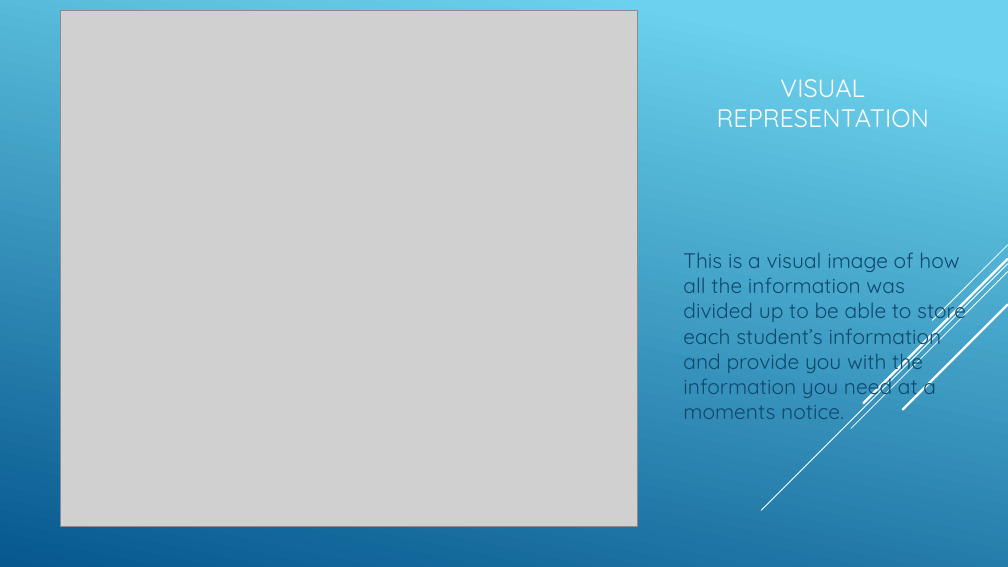
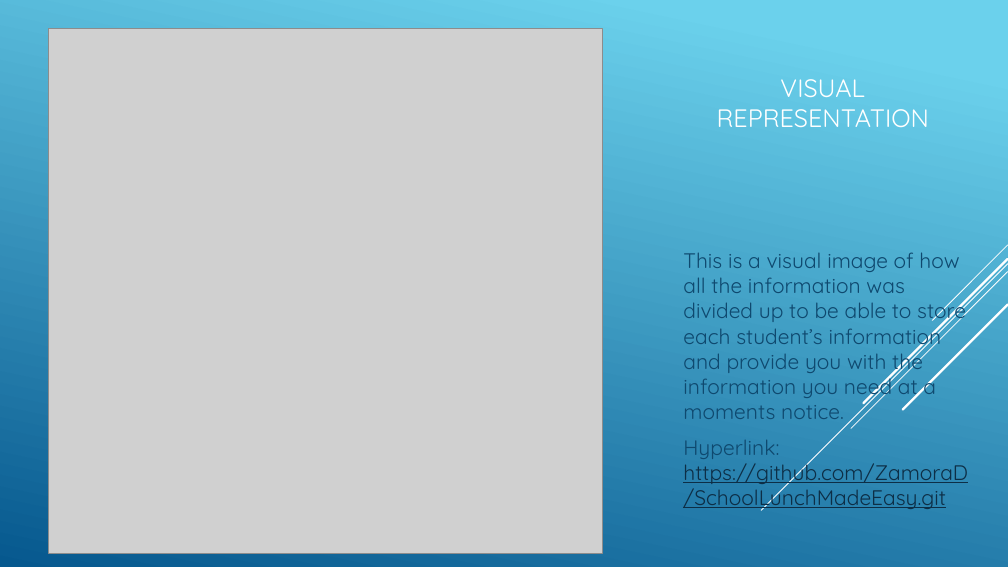
Before and after one commit to ZamoraD/SchoolLunchMadeEasy, a slide deck: slide 2 of Final Project.pptx. Drawn at 1008x567 pixels with LibreOffice and Linux fonts; fonts in the diff are those of the drawing; grey boxes stand for pictures. Boxes give left, top, right and bottom in pixels: in the first picture for what was removed or moved away, otherwise in the second. Text is boxed around its words. In the diff, an @@ line names an element or a change of style, - is before the commit and + after.

```diff
--- a/Final Project.pptx
+++ b/Final Project.pptx
@@ picture: place and size @@
-picture at bbox=[60, 11, 638, 526]
+picture at bbox=[48, 29, 603, 554]
@@ text at bbox=[683, 440, 968, 511]: paragraph added @@
+Hyperlink: https://github.com/ZamoraD/SchoolLunchMadeEasy.git
```
Also in this commit, not shown: 7 other slides changed, 2 slides added, 1 slide removed.
